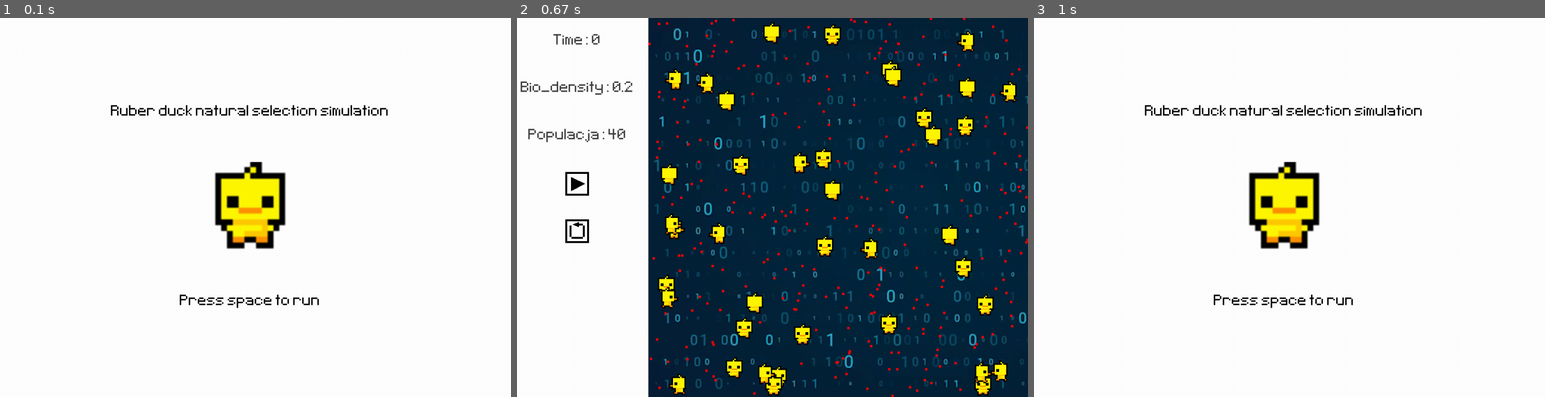
Above: before the commit, frames 1-3 (left to right).
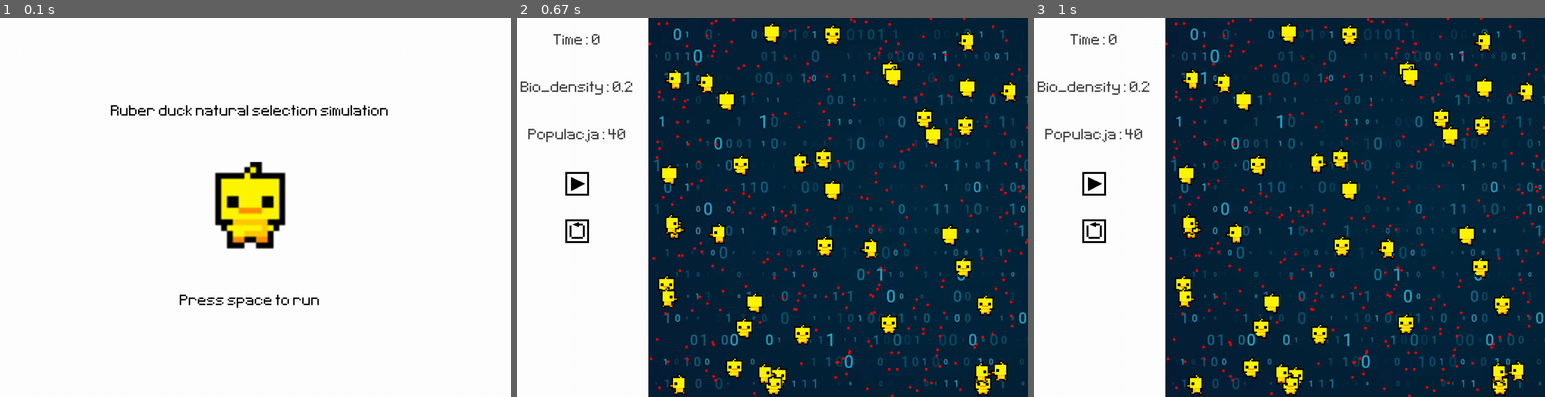
Above: after the commit, the same moments.

Repository: D4S1/Kaczucho-symulacja
Game: pygame game, started from pygame-simulation/simulation.py
Same seed, same stepped clock (60 frames per second), same inputs: the game is played once before the commit and once after it.
Inputs:
- Up to frame 1 (0.1 s): no input
- Up to frame 2 (0.67 s): tap Space at 0.33 s
- Up to frame 3 (1 s): tap Space at 0.67 s

Frames 1-2 are identical in both runs. In frame 3, 75% of the frame differs, in the area x 0-100%, y 0-100%.

Commit message:
poprawa pauzy

Diff:
--- a/pygame-simulation/simulation.py
+++ b/pygame-simulation/simulation.py
@@ -102,7 +102,8 @@
         bugs.add(Food(x=randint(menu_width, screen_width), y=randint(1, screen_height)))
 
     running = False
-    pause = False
+    intro = True
+
     start_time = 0
 
     while True:
@@ -116,6 +117,7 @@
             # pauza
             if event.type == pygame.KEYDOWN and event.key == pygame.K_SPACE:
                 running = not running
+                intro = False
 
         if running:
             # Wyświetlanie elementów symulacji
@@ -141,7 +143,7 @@
             # sprawdzanie kolizji
             collision_sprite(ducks, bugs)
 
-        else:
+        elif intro:
             screen.fill((255, 255, 255))
             screen.blit(game_name, game_name_rect)
             screen.blit(duck_logo, duck_logo_rect)
